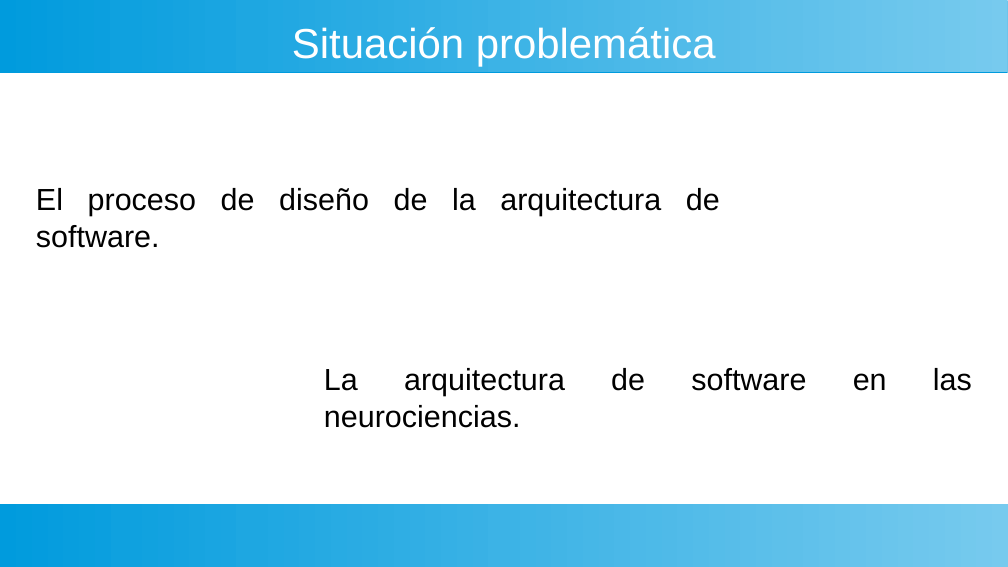
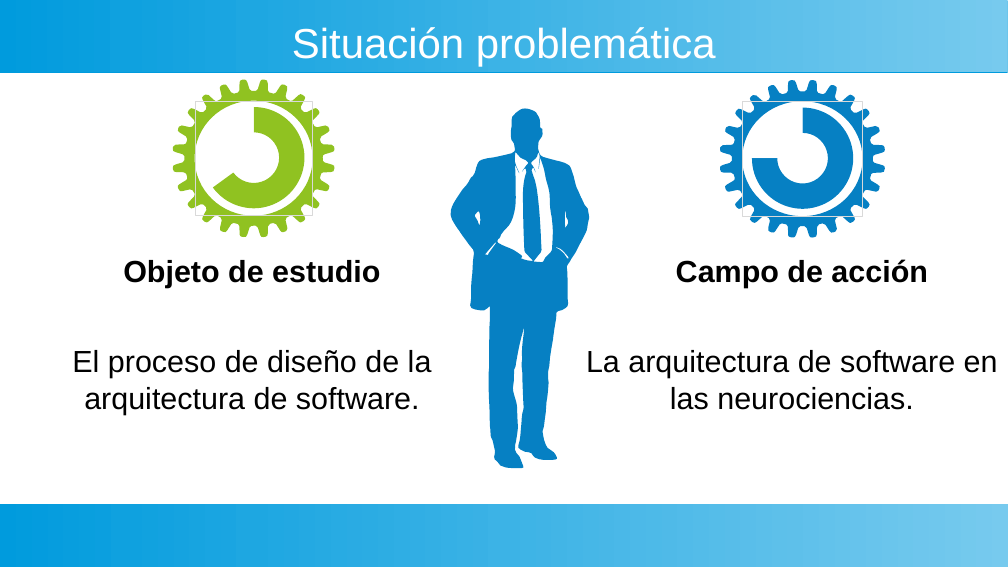
Before and after one commit to gaspect/brainsys, a slide deck: slide 5 of Presentación.odp. Drawn at 1008x567 pixels with LibreOffice and Linux fonts; fonts in the diff are those of the drawing. Boxes give left, top, right and bottom in pixels: in the first picture for what was removed or moved away, otherwise in the second. Text is boxed around its words. In the diff, an @@ line names an element or a change of style, - is before the commit and + after.

```diff
--- a/Presentación.odp
+++ b/Presentación.odp
@@ freeform shape added at [173, 80, 335, 238], fill #90C221 @@
@@ freeform shape added at [720, 80, 885, 239], fill #0680C3 @@
@@ doughnut chart added at [195, 101, 314, 217] @@
+categories: 1, 2
+Series 1: 65, 35
@@ freeform shape added at [450, 108, 590, 468], fill #0680C3 @@
@@ doughnut chart added at [743, 102, 863, 217] @@
+categories: 1, 2
+Series 1: 75, 25
@@ text added at [123, 260, 380, 288], 24 pt, text #000000, bold @@
+Objeto de estudio
@@ text added at [676, 259, 927, 288], 24 pt, text #000000, bold @@
+Campo de acción
@@ text "El proceso de diseño de ..." at [72, 350, 432, 414]: alignment justified to centre @@
@@ text "El proceso de diseño de ...": place and size @@
-text "El proceso de diseño de ..." at [36, 188, 720, 248]
+text "El proceso de diseño de ..." at [72, 350, 432, 414]
@@ text "La arquitectura de software en ...": place and size @@
-text "La arquitectura de software en ..." at [324, 368, 972, 396]
+text "La arquitectura de software en ..." at [586, 350, 998, 410]
@@ text "La arquitectura de software en ..." at [586, 350, 998, 410]: alignment justified to centre @@
```
Also in this commit, not shown: 17 other slides changed, 1 slide added, 2 slides removed.
